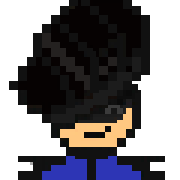
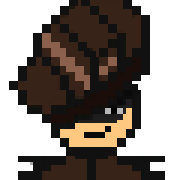
Before/after of a (180, 180) layered artwork. What changed in the layer stack:
hid "h-rock" over [18, 0, 141, 123]
showed "h-ray" over [18, 0, 141, 123]
hid "shadow" over [105, 105, 123, 117]
added group "pupil" with 2 layers in group "eye" over [111, 108, 117, 114]
renamed "pupil" to "black", moved it into group "pupil" over [111, 108, 117, 114]
hid "joy" over [108, 105, 120, 108]
hid "s-rock" over [42, 156, 141, 180]
